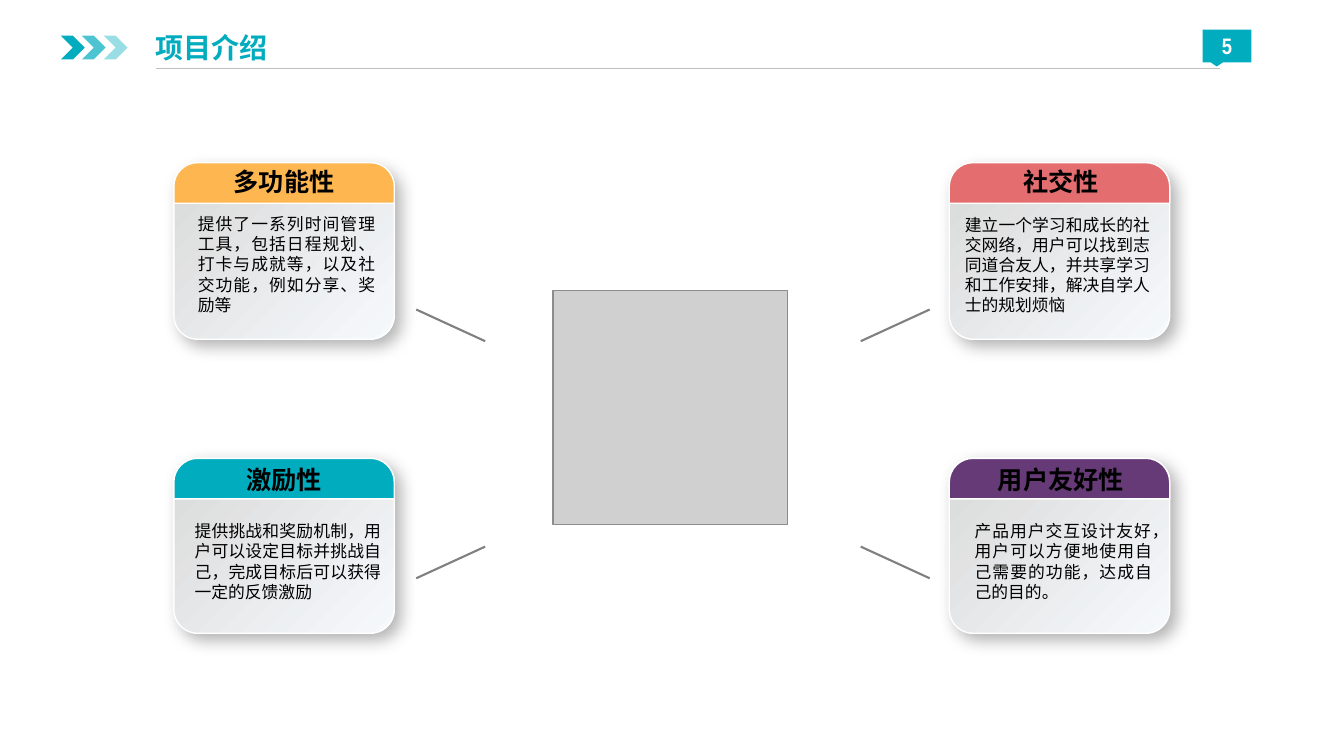
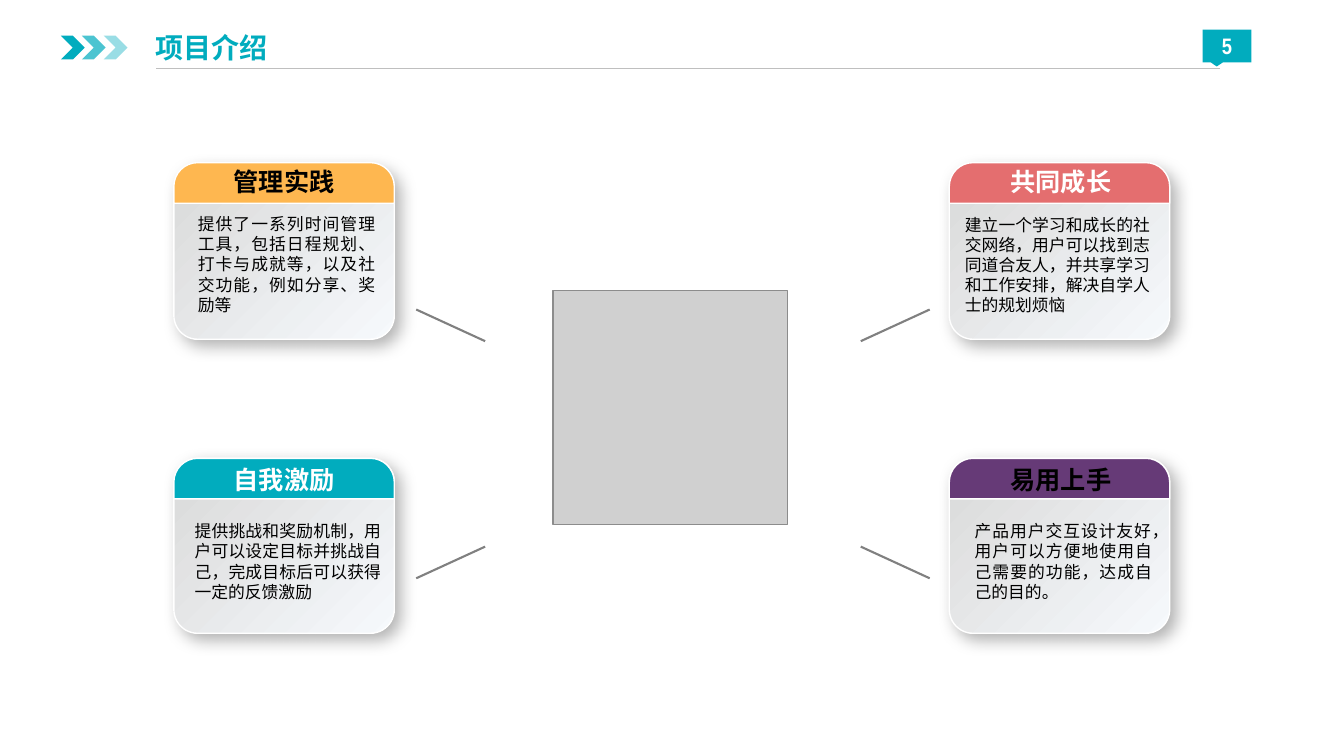
Before and after one commit to luxingzhi27/Tongji_SAD_2023_project, a slide deck: slide 5 of 商业计划书/MindMeet.pptx. Drawn at 1344x756 pixels with LibreOffice and Linux fonts; fonts in the diff are those of the drawing; grey boxes stand for pictures; background and template pictures are left out. Boxes give left, top, right and bottom in pixels: in the first picture for what was removed or moved away, otherwise in the second. Text is boxed around its words. In the diff, an @@ line names an element or a change of style, - is before the commit and + after.

```diff
--- a/商业计划书/MindMeet.pptx
+++ b/商业计划书/MindMeet.pptx
@@ text at box(234, 169, 335, 194): text changed @@
-多功能性
+管理实践
@@ text at box(1011, 169, 1112, 193): text changed; font Times New Roman to Noto Sans CJK SC; text colour #000000 to #FFFFFF @@
-社交性
+共同成长
@@ text at box(234, 467, 335, 492): text changed; font Times New Roman to Noto Sans CJK SC; text colour #000000 to #FFFFFF @@
-激励性
+自我激励
@@ text at box(1011, 467, 1112, 491): text changed @@
-用户友好性
+易用上手
```
Also in this commit, not shown: 4 other slides changed, 12 other files.
